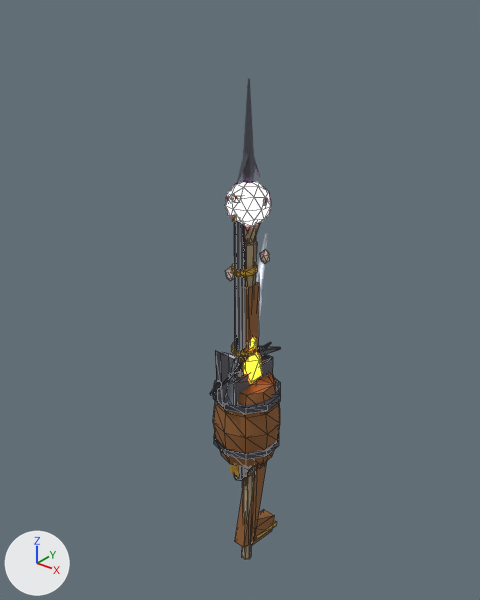
Renders of the glTF model art/anime/chars/weapons.glb from each side of a commit.
Camera for both pictures: a 50 mm camera at (1.255, -1.611, 1.628) aimed at (-0.066, 0.04, 0.604). Arrows for +X, +Y and +Z are at lower left; the lights stay in place. The picture after the commit comes second. Mesh edges are drawn as thin lines on the coarser meshes. Where no turn or scale is listed for an object, it has been applied to the vertices.

The older version as bpy lines, for what is in view:
```python
me_hammer = bpy.data.meshes.new('Hammer')
me_hammer.from_pydata(...)  # an 8-sided cut cone along z (radius 0.016 at the low end, 0.018 at the high end) spanning x -0.018..0.018, y -0.012..0.024, z -0.259..0.221, material slot 0; an 8-sided cylinder along z spanning x -0.02..0.02, y -0.014..0.026, z -0.219..-0.039, material slot 1; a box spanning x -0.035..0.035, y -0.104..0.116, z 0.166..0.256, material slot 2; a box spanning x -0.037..0.037, y -0.116..-0.101, z 0.164..0.259, material slot 3
me_hammer.materials.append(mat_wood)  # brown #8f5c2e
me_hammer.materials.append(mat_leather)  # brown #4c2e19
me_hammer.materials.append(mat_iron)  # dark grey #52545e
me_hammer.materials.append(mat_steel)  # light grey #ccd4e0
me_harpoon = bpy.data.meshes.new('Harpoon')
me_harpoon.from_pydata(...)  # 138 vertices, 240 faces; spans x -0.02..0.02, y -0.06..0.06, z -0.91..0.91
# faces by material slot: [28, 28, 112, 72]
me_harpoon.materials.append(mat_wood)  # brown #8f5c2e
me_harpoon.materials.append(mat_leather)  # brown #4c2e19
me_harpoon.materials.append(mat_rope)  # orange #b89961
me_harpoon.materials.append(mat_iron)  # dark grey #52545e
me_powderkeg = bpy.data.meshes.new('PowderKeg')
me_powderkeg.from_pydata(...)  # 102 vertices, 212 faces; spans x -0.124..0.124, y -0.13..0.13, z -0.172..0.172
# faces by material slot: [120, 72, 20]
me_powderkeg.materials.append(mat_wood)  # brown #8f5c2e
me_powderkeg.materials.append(mat_iron)  # dark grey #52545e
me_powderkeg.materials.append(mat_rope)  # orange #b89961
ob_hammer = bpy.data.objects.new('Hammer', me_hammer)
ob_hammer.location = (0.0, -0.006, 0.119)
ob_harpoon = bpy.data.objects.new('Harpoon', me_harpoon)
ob_harpoon.location = (0.0, 0.0, 0.455)
ob_powderkeg = bpy.data.objects.new('PowderKeg', me_powderkeg)
ob_powderkeg.location = (0.0, 0.0, 0.172)
# also in view: 'BoardingAxe' at (0.0, -0.01, 0.19); 'TideStaff' at (0.002, 0.0, 0.252); 'Musket' at (0.0, 0.05, 0.258)
```
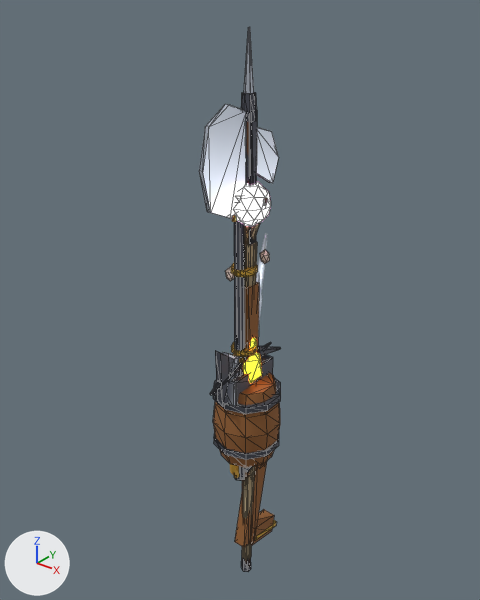
What differs and where, as boxes (x1, y1, x2, y2) in the pictures (480 x 600 px):
```json
{"object": "Halberd", "change": "added", "after": [199, 27, 279, 572], "faces in mat_steel (light grey #ccd4e0)": [199, 27, 279, 218], "faces in mat_iron (dark grey #52545e)": [241, 92, 257, 572], "faces in mat_wood (brown #8f5c2e)": [242, 122, 250, 567]}
```

The change, as JSON lines over the scene's bpy script:
```json
{"op": "add", "block": "me_halberd", "code": ["me_halberd = bpy.data.meshes.new('Halberd')", "me_halberd.from_pydata(...)  # 128 vertices, 216 faces; spans x -0.03..0.03, y -0.19..0.19, z -1.06..1.06", "# faces by material slot: [28, 72, 28, 60, 28]", "me_halberd.materials.append(mat_wood)  # brown #8f5c2e", "me_halberd.materials.append(mat_iron)  # dark grey #52545e", "me_halberd.materials.append(mat_leather)  # brown #4c2e19", "me_halberd.materials.append(mat_steel)  # light grey #ccd4e0", "me_halberd.materials.append(mat_rope)  # orange #b89961"]}
{"op": "add", "block": "ob_halberd", "code": ["ob_halberd = bpy.data.objects.new('Halberd', me_halberd)", "ob_halberd.location = (0.0, -0.035, 0.44)"]}
```
